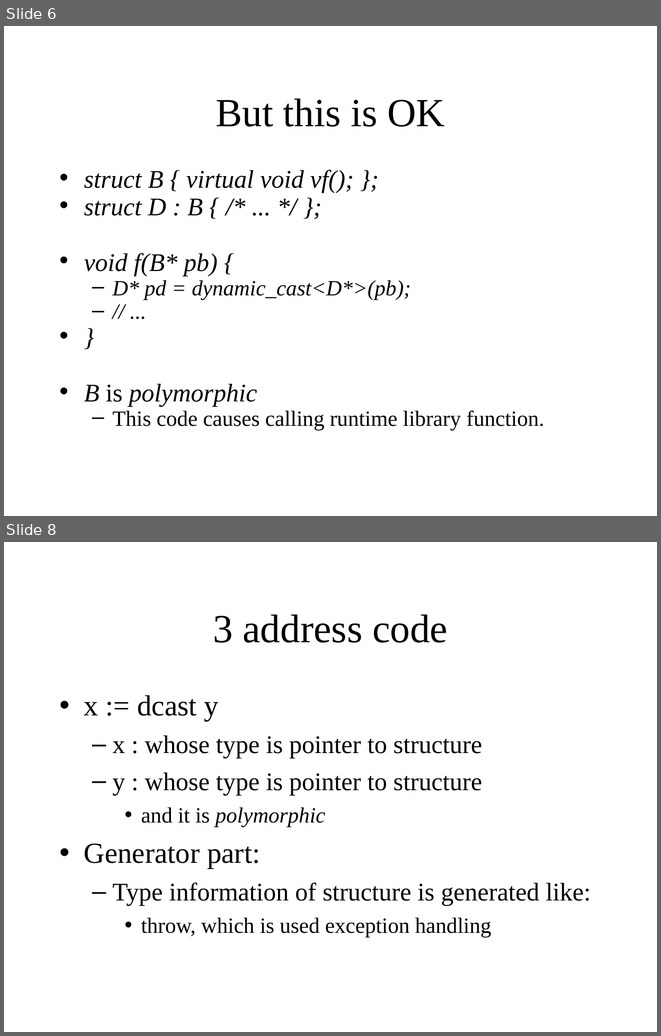
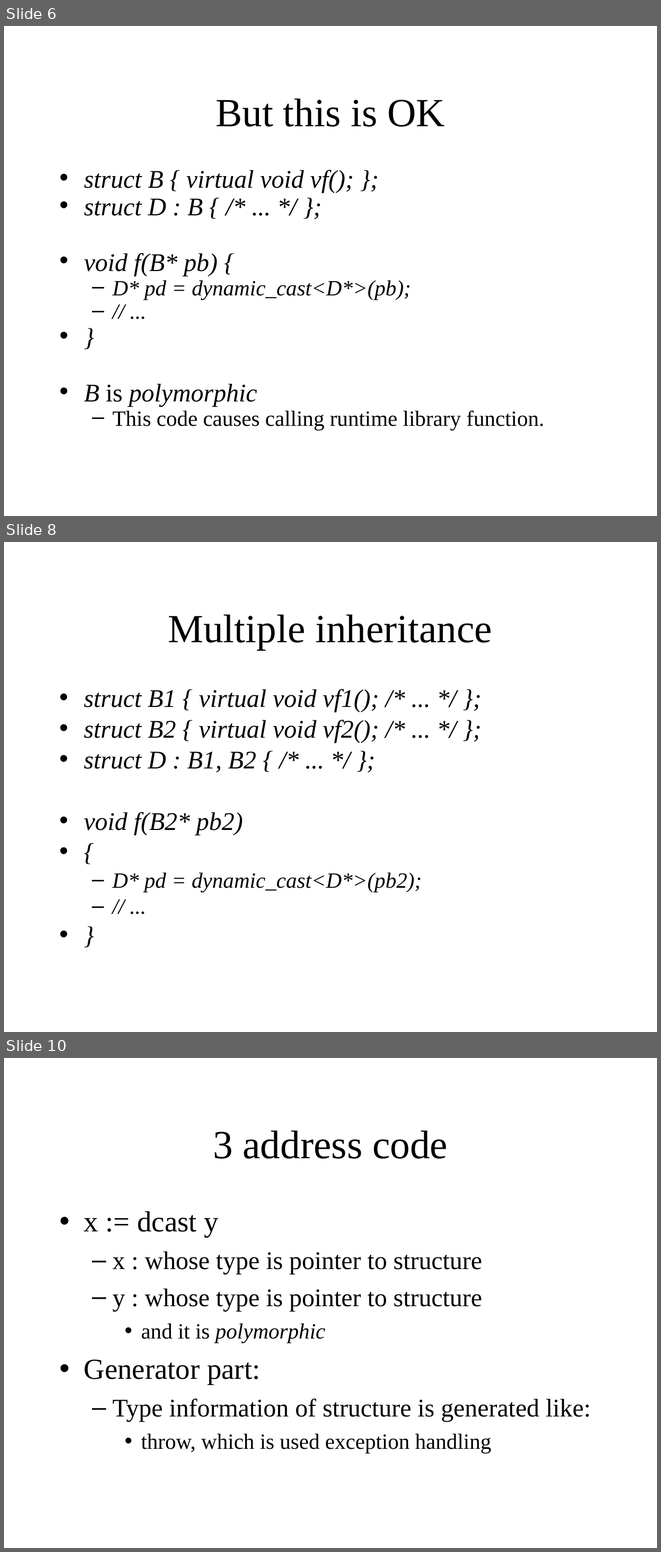
Before and after one commit to KeiHasegawa/cxx_doc, a slide deck: 29_dynamic_cast_e.ppt. Shown one above the other, each under a label of ours: slides 6 and 8 before the commit, slides 6, 8 and 10 after it; the slides between them are not shown. The pictures are 661x1036 and 661x1552 pixels, drawn with LibreOffice and Linux fonts; fonts in the diff are those of the drawing. Boxes give left, top, right and bottom in pixels: in the first picture for what was removed or moved away, otherwise in the second. Text is boxed around its words. In the diff, an @@ line names an element or a change of style, - is before the commit and + after.

```diff
--- a/29_dynamic_cast_e.ppt
+++ b/29_dynamic_cast_e.ppt
@@ slide 8 added at (4,542,657,1032), background #FFFFFF @@
@@ title added at (168,614,492,650), 44 pt, text #000000 @@
+Multiple inheritance
@@ text added at (84,689,422,892), 28 pt, text #000000, italic @@
+• struct B1 { virtual void vf1(); /* ... */ };
+• struct B2 { virtual void vf2(); /* ... */ };
+• struct D : B1, B2 { /* ... */ };
+• void f(B2* pb2)
+• {
+  – D* pd = dynamic_cast<D*>(pb2);
+  – // ...
+• }
@@ what was slide 8 is now slide 10 @@
```
Also in this commit, not shown: 1 slide changed, 1 other slide added, 1 other file.
